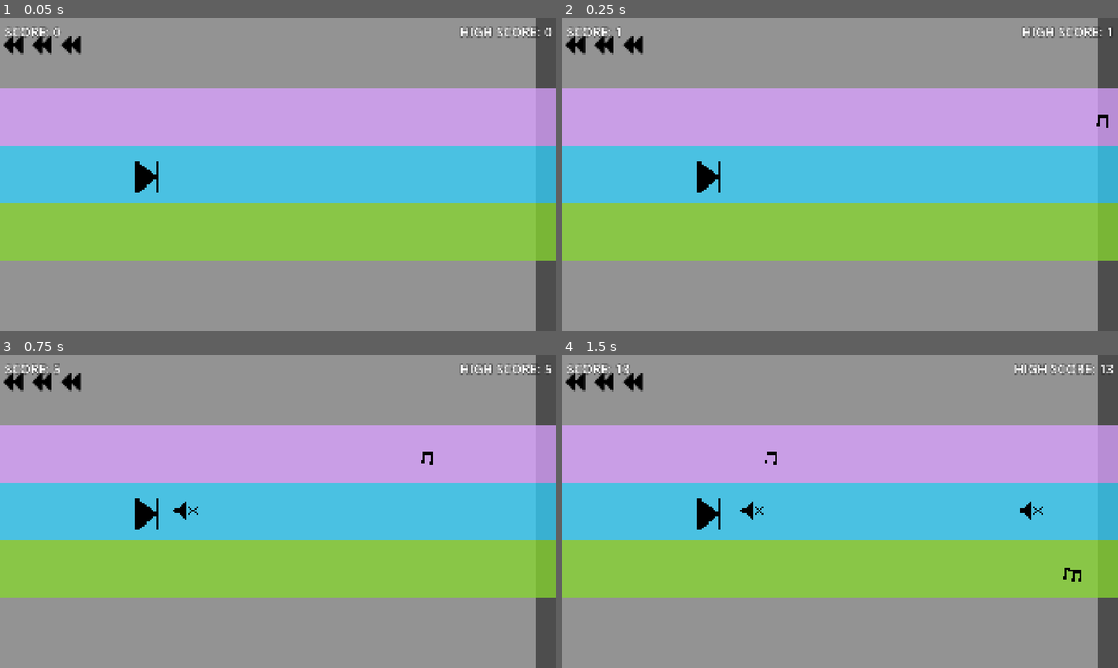
Above: before the commit, frames 1-4 (two rows, left to right).
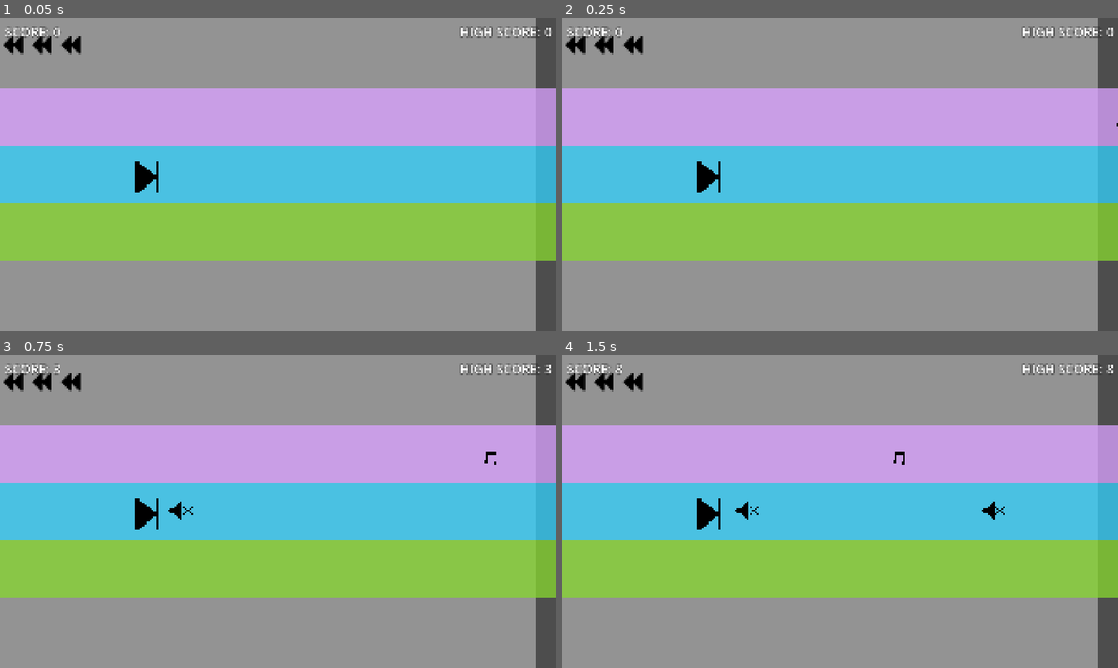
Above: after the commit, the same moments.

Repository: chorwat2137/haven-2026
Game: Godot game, scene res://scenes/main.tscn
The game is run twice, just before and just after one commit, with the same random seed, the same clock (stepped at 60 frames per second) and the same inputs.
Inputs:
- Up to frame 1 (0.05 s): no input
- Up to frame 2 (0.25 s): no input
- Up to frame 3 (0.75 s): tap Enter (ui_accept) at 0.5 s; hold Right (ui_right) from 0.53 s (still down); tap Space (shoot) at 0.6 s
- Up to frame 4 (1.5 s): keep holding Right (ui_right); tap Enter (ui_accept) at 0.77 s; tap Space (shoot) at 1.35 s

Frame 1 is identical in both runs. In frame 2, 0.1% of the frame differs, in the area x 9-100%, y 3-36%; in frame 3, 0.2%; in frame 4, 0.8%, in the area x 9-100%, y 2-73%.

Commit message:
Automatic sync

Diff:
--- a/scripts/main.gd
+++ b/scripts/main.gd
@@ -28,8 +28,8 @@
 var current_rewind = 121
 
 var speed: float
-const START_SPEED: float = 10.0
-const MAX_SPEED: float = 50.0
+const START_SPEED: float = 5.0
+const MAX_SPEED: float = 20.0
 var cur_speed: float = START_SPEED
 
 var screen_size: Vector2i
